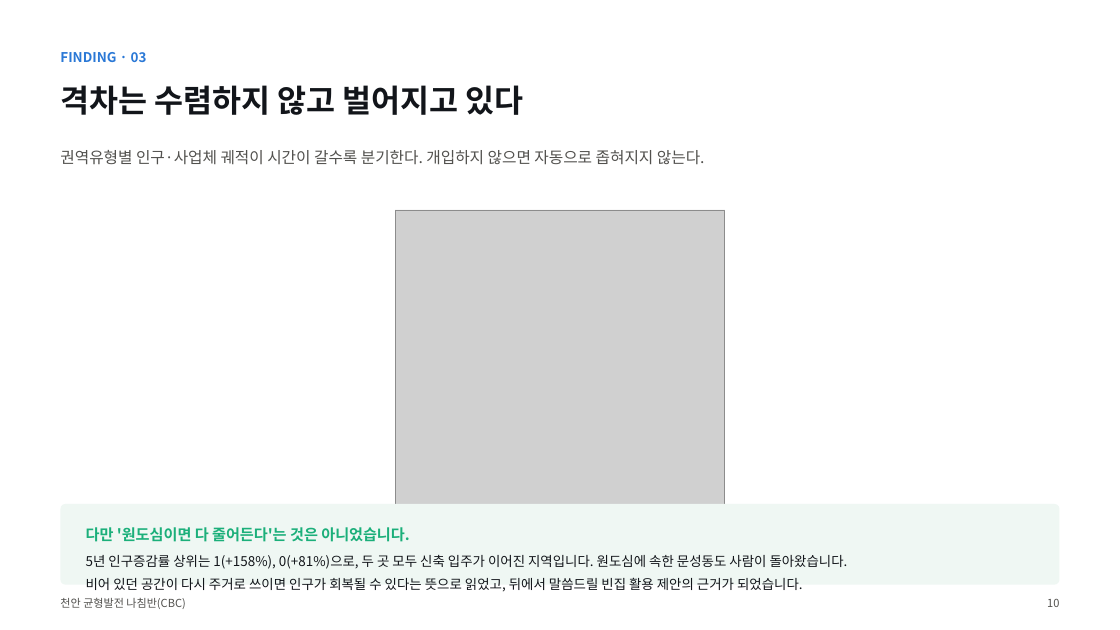
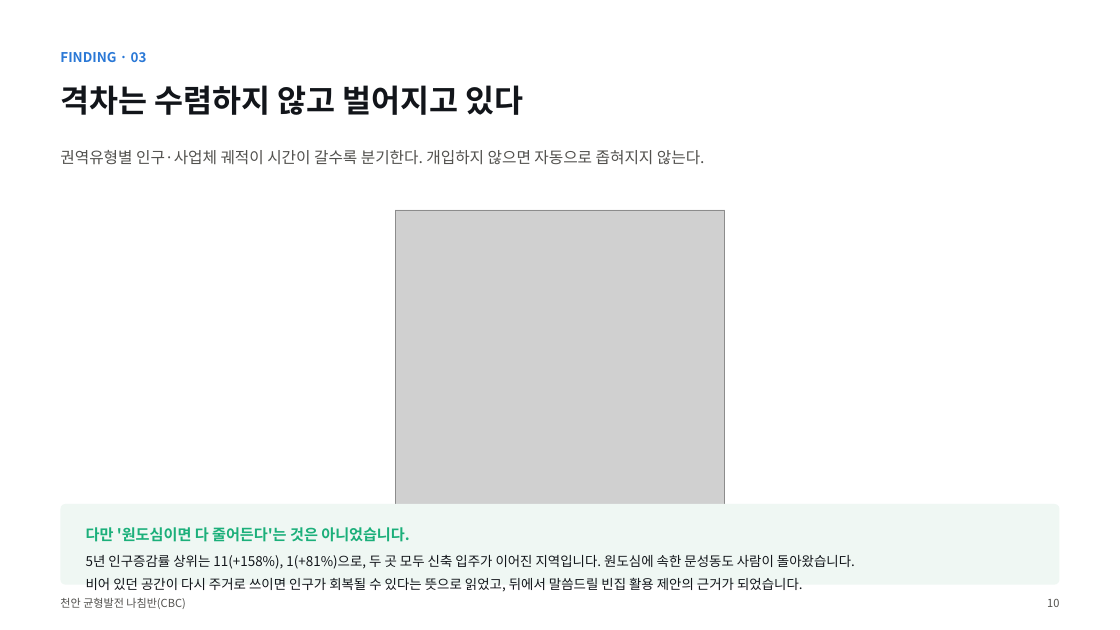
Before and after one commit to BioCode67/2026-AI-, a slide deck: slide 11 of deliverables/기획서_천안균형발전나침반_CBC.pptx. Drawn at 1120x630 pixels with LibreOffice and Linux fonts; fonts in the diff are those of the drawing; grey boxes stand for pictures. Boxes give left, top, right and bottom in pixels: in the first picture for what was removed or moved away, otherwise in the second. Text is boxed around its words. In the diff, an @@ line names an element or a change of style, - is before the commit and + after.

```diff
--- a/deliverables/기획서_천안균형발전나침반_CBC.pptx
+++ b/deliverables/기획서_천안균형발전나침반_CBC.pptx
@@ text at [86,555,855,569]: text changed @@
-5년 인구증감률 상위는 1(+158%), 0(+81%)으로, 두 곳 모두 신축 입주가 이어진 지역입니다. 원도심에 속한 문성동도 사람이 돌아왔습니다.
+5년 인구증감률 상위는 11(+158%), 1(+81%)으로, 두 곳 모두 신축 입주가 이어진 지역입니다. 원도심에 속한 문성동도 사람이 돌아왔습니다.
```
Also in this commit, not shown: 16 other slides changed, 2 slides added, 1 slide removed, 26 other files.
